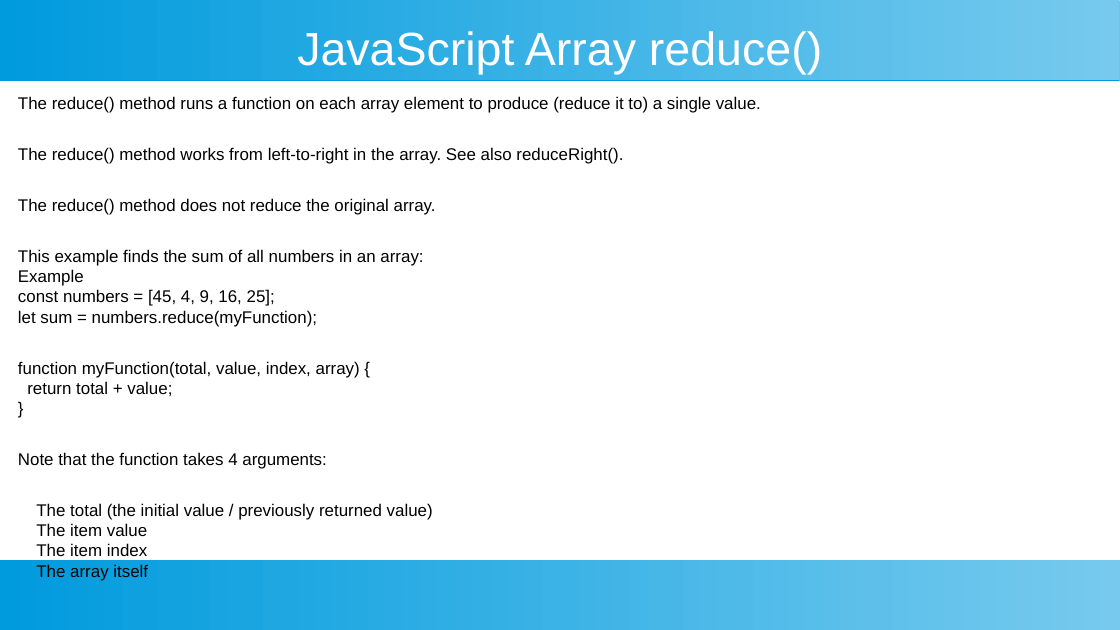
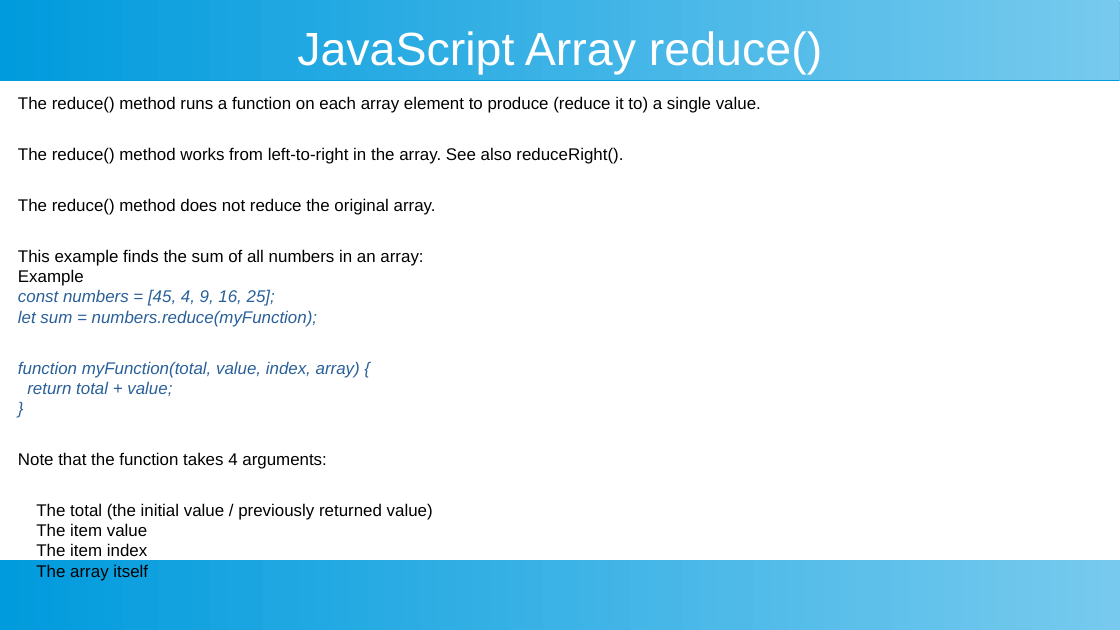
Before and after one commit to ashishjain1547/public_lessons_in_javascript, a slide deck: slide 12 of 7_Arrays in Detail/4 - array iteration.odp (slide 7 before the commit). Drawn at 1120x630 pixels with LibreOffice and Linux fonts; fonts in the diff are those of the drawing. Boxes give left, top, right and bottom in pixels: in the first picture for what was removed or moved away, otherwise in the second. Text is boxed around its words. In the diff, an @@ line names an element or a change of style, - is before the commit and + after.

```diff
--- a/7_Arrays in Detail/4 - array iteration.odp
+++ b/7_Arrays in Detail/4 - array iteration.odp
@@ text at (18, 289, 360, 396): text colour #000000 to #2A6099, italic on in "const numbers = [45, 4, 9, 16, ...", "let sum = numbers.reduce(myFunction);", "function myFunction(total, value, index, array) {", "return total + value;" and 1 more places @@
```
Also in this commit, not shown: 9 other slides changed, 10 slides added, 6 other files.
